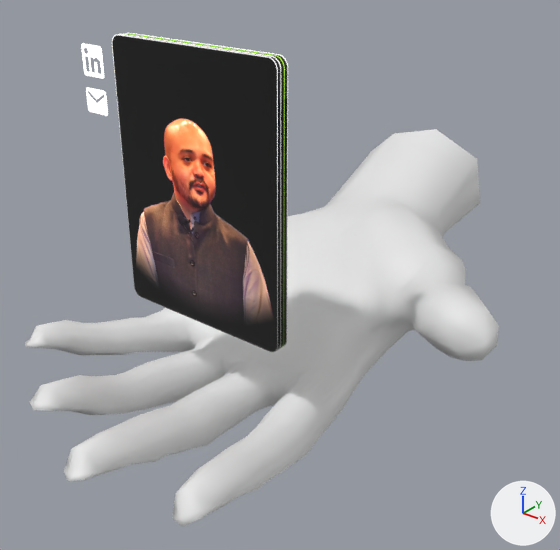
Before and after pictures for a commit that changed the glTF model assets/models/landing.glb.
Rendered twice from a 50 mm camera at (2.73, -3.73, 2.44) aimed at (0.0, -0.31, 0.32). Lighting does not change. The marker at lower right points along +X, +Y and +Z. The older version comes first. Vertices at exactly the same position are counted once.

In view in the first picture: 'Plane', 'Plane.001', 'cover card', 'hand', 'left card', 'middle card', 'right card'.
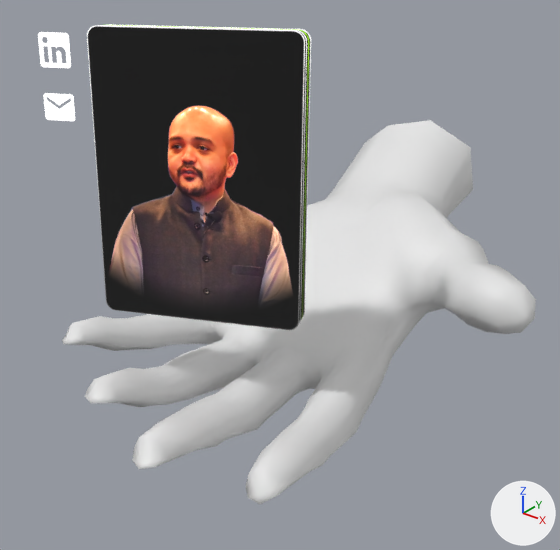
Commit message: css tweaking for landing

Location of each change, [x1, y1, x2, y2] in pixels of the pictures (560 x 550 px):
'hand', moved, turned: before [25, 129, 499, 526]; after [62, 120, 536, 504]
'cover card', surface changed, moved: before [112, 34, 278, 352]; after [87, 26, 305, 330]
'middle card', moved: before [123, 33, 285, 348]; after [116, 25, 309, 319]
'left card', moved, turned, rescaled: before [119, 34, 281, 350]; after [98, 25, 307, 323]
'right card', moved, turned: before [128, 33, 288, 346]; after [108, 24, 311, 316]
'Plane', moved: before [81, 43, 104, 79]; after [38, 32, 71, 68]
'Plane.001', moved: before [86, 87, 108, 116]; after [44, 93, 75, 121]

The change, as a diff of the scene's bpy script:
```diff
--- a/assets/models/landing.glb.py
+++ b/assets/models/landing.glb.py
@@ me_sample_001 @@
 me_sample_001.from_pydata(...)  # 4 vertices, 2 faces; spans x -0.364..0.364, y 0.0, z -0.5..0.5
 # used by ob_cover_card; location = (0.0, -1.028, 1.055); scale = (1.52, 1.52, 1.52)
+# me_sample_001 part 1: texture (UV) coordinates of 2 of 2 faces, centred in x -0.121..0.121, y 0.0, z -0.167..0.167, changed; they spanned u 0.03..0.36, v 0.03..0.49 and now span u 0.03..0.36, v 0.03..0.49
 me_sample_001.materials.append(mat_card_material)
@@ ob_hand @@
 ob_hand = bpy.data.objects.new('hand', me_object_1)
-ob_hand.location = (0.0, 0.0, 0.0)
+ob_hand.location = (0.0, 0.249, 0.0)
+ob_hand.rotation_euler = (0.0, 0.0, 0.0957)  # degrees (0, 0, 5.5)
@@ ob_left_card @@
 ob_left_card = bpy.data.objects.new('left card', me_sample)
-ob_left_card.location = (0.0, -1.003, 1.055)
-ob_left_card.scale = (1.52, 1.52, 1.52)
+ob_left_card.parent = ob_left_slide_control
+ob_left_card.location = (0.0, 0.00908, 0.0)
+ob_left_card.rotation_euler = (0.0, -1.571, 0.0)  # degrees (0, -90, 0)
+ob_left_card.scale = (1.52, 2.83, 1.52)
@@ ob_cover_card @@
 ob_cover_card = bpy.data.objects.new('cover card', me_sample_001)
-ob_cover_card.location = (0.0, -1.028, 1.055)
+ob_cover_card.parent = ob_card_stack_control
+ob_cover_card.location = (0.0, -0.0375, 0.0)
 ob_cover_card.scale = (1.52, 1.52, 1.52)
@@ ob_middle_card @@
 ob_middle_card = bpy.data.objects.new('middle card', me_sample_002)
-ob_middle_card.location = (0.0, -0.978, 1.055)
+ob_middle_card.parent = ob_card_stack_control
+ob_middle_card.location = (0.0, 0.0557, 0.0)
 ob_middle_card.scale = (1.52, 1.52, 1.52)
@@ ob_right_card @@
 ob_right_card = bpy.data.objects.new('right card', me_sample_003)
-ob_right_card.location = (0.0, -0.953, 1.055)
+ob_right_card.parent = ob_right_slide_control
+ob_right_card.location = (0.0, -0.102, 0.0)
+ob_right_card.rotation_euler = (-3.142, 1.571, 0.0)  # degrees (-180, 90, 0)
 ob_right_card.scale = (1.52, 1.52, 1.52)
@@ ob_plane @@
 ob_plane = bpy.data.objects.new('Plane', me_plane)
-ob_plane.location = (-0.725, -1.028, 1.656)
+ob_plane.parent = ob_card_stack_control
+ob_plane.location = (-0.741, -0.0327, 0.636)
@@ ob_plane_001 @@
 ob_plane_001 = bpy.data.objects.new('Plane.001', me_plane_001)
-ob_plane_001.location = (-0.725, -1.028, 1.437)
+ob_plane_001.parent = ob_card_stack_control
+ob_plane_001.location = (-0.741, -0.0327, 0.352)
@@ ob_right_slide_control @@
+ob_right_slide_control = bpy.data.objects.new('Right Slide Control', None)
+ob_right_slide_control.parent = ob_card_stack_control
+ob_right_slide_control.location = (0.0, 0.0, 0.0)
+ob_right_slide_control.rotation_euler = (3.142, 1.571, 0.0)  # degrees (180, 90, 0)
@@ ob_card_stack_control @@
+ob_card_stack_control = bpy.data.objects.new('Card Stack Control', None)
+ob_card_stack_control.location = (0.0181, -1.014, 1.127)
+ob_card_stack_control.rotation_euler = (-0.097, -0.013, 0.428)  # degrees (-5.6, -0.7, 25)
@@ ob_left_slide_control @@
+ob_left_slide_control = bpy.data.objects.new('Left Slide Control', None)
+ob_left_slide_control.parent = ob_card_stack_control
+ob_left_slide_control.location = (0.0, 0.0, 0.0)
+ob_left_slide_control.rotation_euler = (0.0, 1.571, 0.0)  # degrees (0, 90, 0)
```
